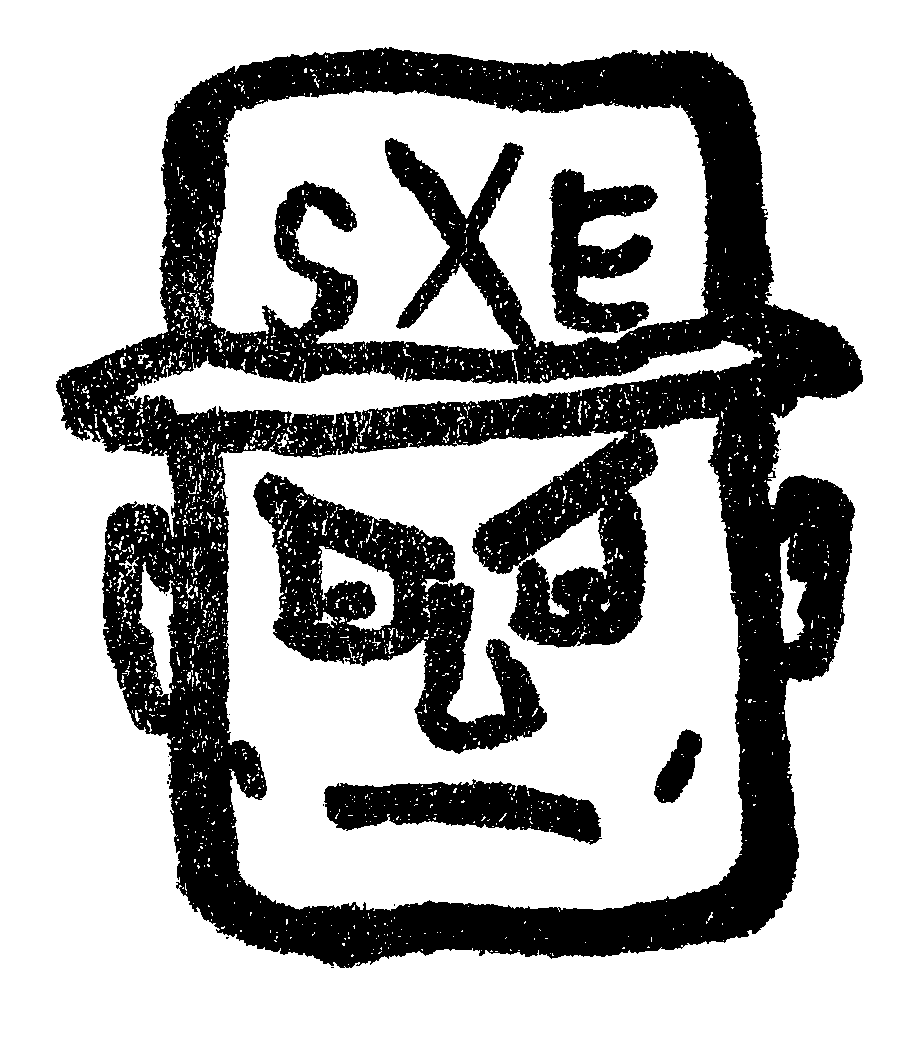
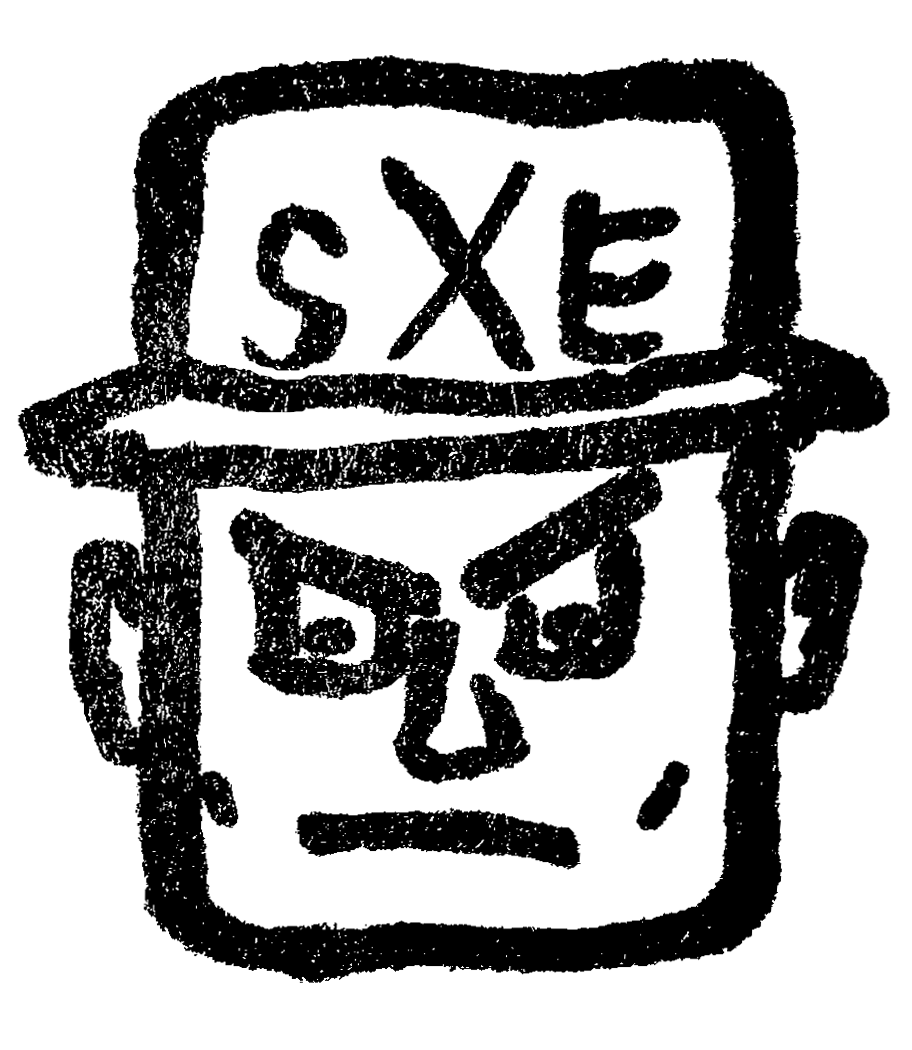
Before/after of a 912 x 1050 layered artwork. What changed in the layer stack:
painted on "20170915_174428.jpg" over bbox(17, 47, 891, 983)
